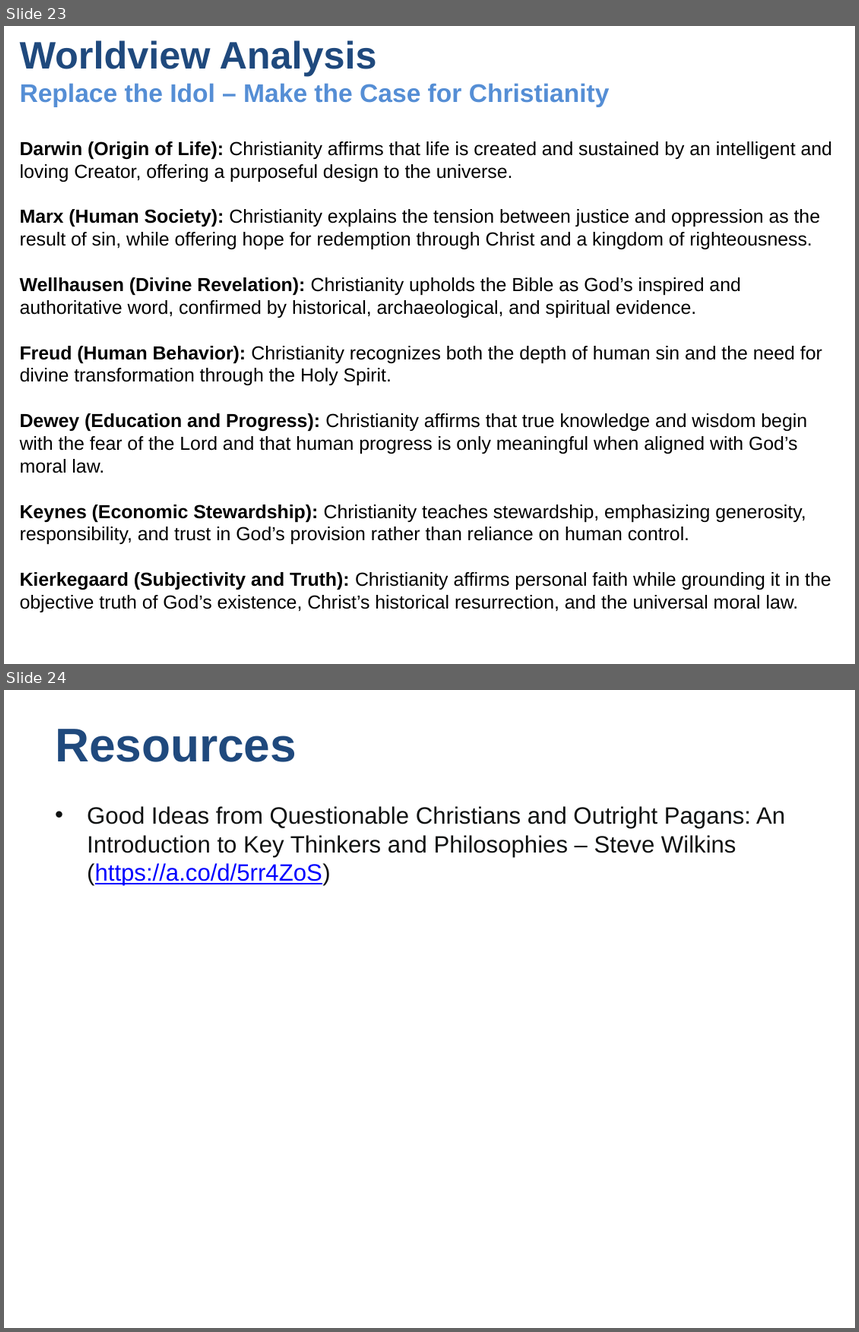
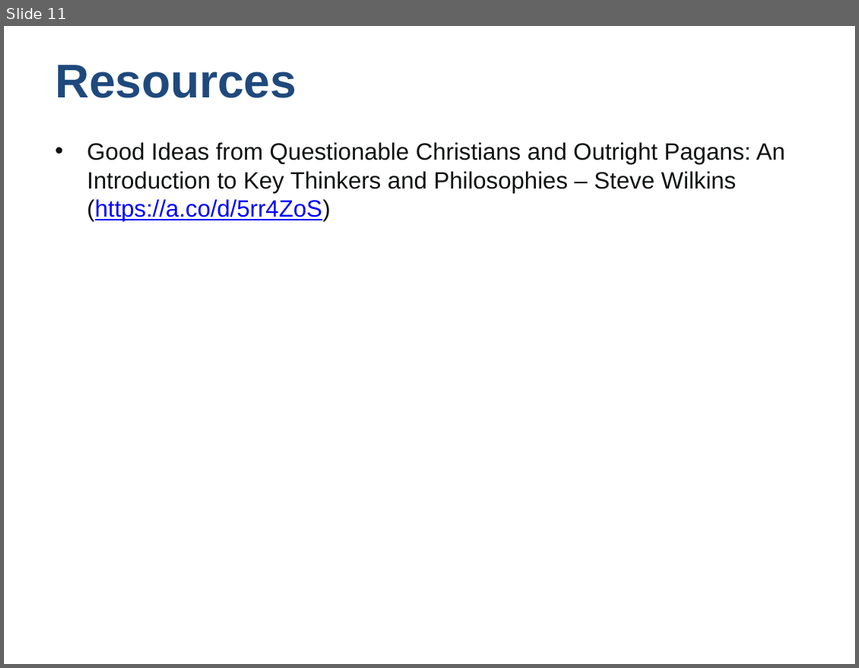
Before and after one commit to UsefulEngines/EvangelismPublic, a slide deck: 2024-Q4/2024-11-24/2024-11-24-Psalms.pptx. Shown one above the other, each under a label of ours: slides 23 and 24 before the commit, slide 11 after it. The pictures are 859x1332 and 859x668 pixels, drawn with LibreOffice and Linux fonts; fonts in the diff are those of the drawing. Boxes give left, top, right and bottom in pixels: in the first picture for what was removed or moved away, otherwise in the second. Text is boxed around its words. In the diff, an @@ line names an element or a change of style, - is before the commit and + after.

```diff
--- a/2024-Q4/2024-11-24/2024-11-24-Psalms.pptx
+++ b/2024-Q4/2024-11-24/2024-11-24-Psalms.pptx
@@ slide 23 removed at (4, 26, 855, 664), background #FFFFFF @@
@@ title removed at (20, 40, 610, 107) @@
-Worldview Analysis
-Replace the Idol – Make the Case for Christianity
@@ text removed at (20, 142, 832, 613) @@
-Darwin (Origin of Life): Christianity affirms that life is created and sustained by an intelligent and loving Creator, offering a purposeful design to the universe.
-Marx (Human Society): Christianity explains the tension between justice and oppression as the result of sin, while offering hope for redemption through Christ and a kingdom of righteousness.
-Wellhausen (Divine Revelation): Christianity upholds the Bible as God’s inspired and authoritative word, confirmed by historical, archaeological, and spiritual evidence.
-Freud (Human Behavior): Christianity recognizes both the depth of human sin and the need for divine transformation through the Holy Spirit.
-Dewey (Education and Progress): Christianity affirms that true knowledge and wisdom begin with the fear of the Lord and that human progress is only meaningful when aligned with God’s moral law.
-Keynes (Economic Stewardship): Christianity teaches stewardship, emphasizing generosity, responsibility, and trust in God’s provision rather than reliance on human control.
-Kierkegaard (Subjectivity and Truth): Christianity affirms personal faith while grounding it in the objective truth of God’s existence, Christ’s historical resurrection, and the universal moral law.
@@ what was slide 24 is now slide 11 @@
```
Also in this commit, not shown: 6 slides changed, 2 slides added, 21 other slides removed.
